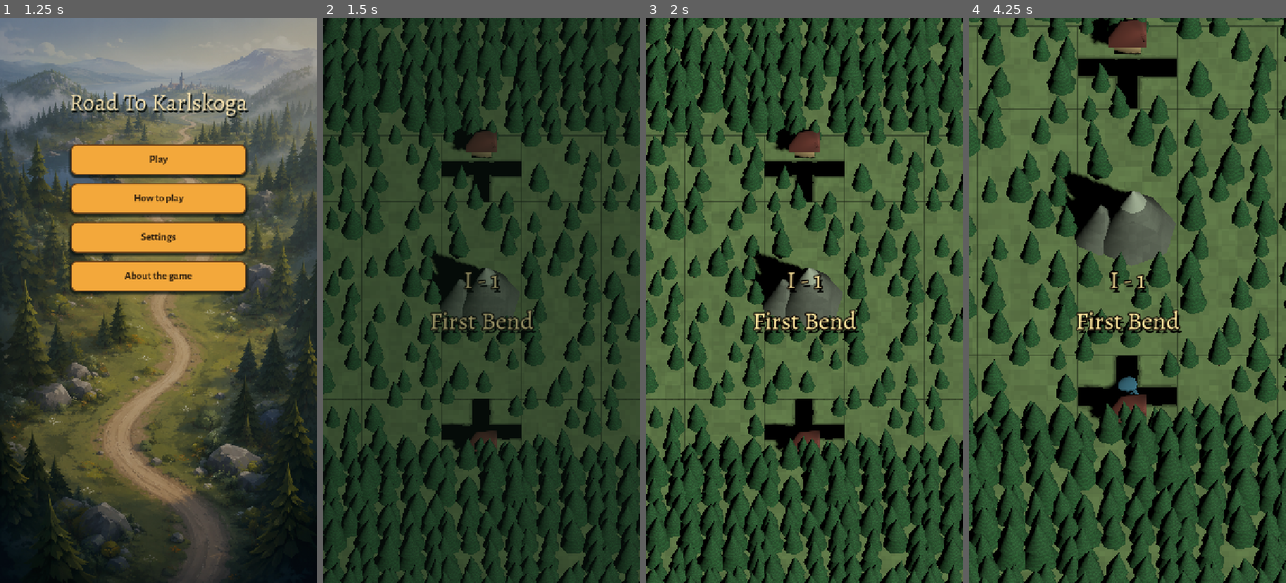
Above: before the commit, frames 1-4 (left to right).
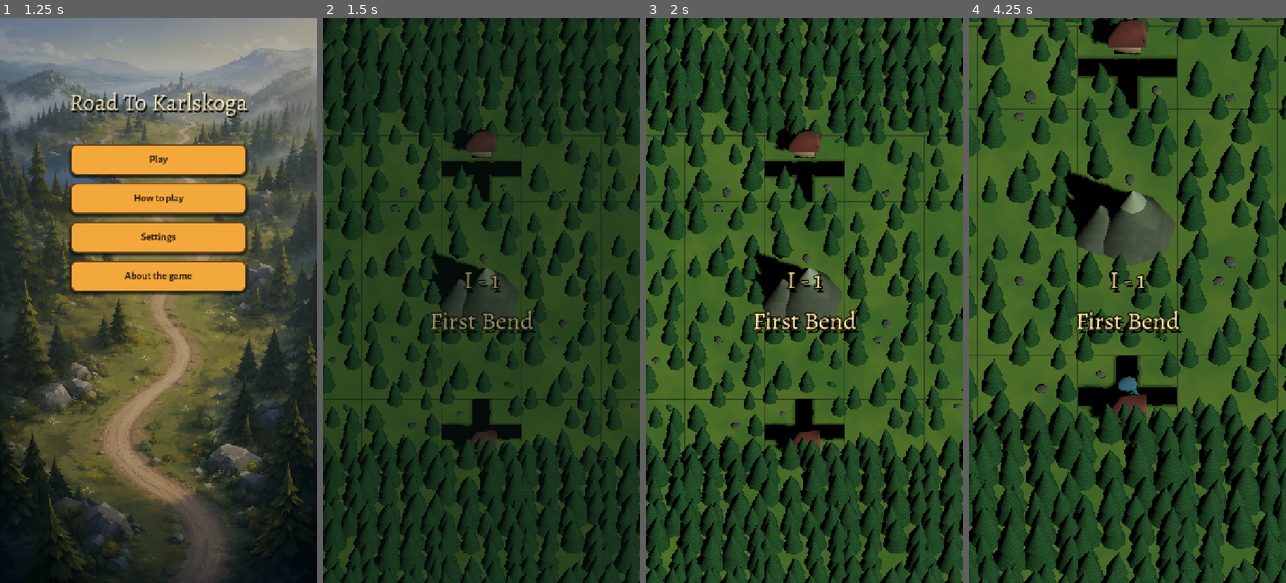
Above: after the commit, the same moments.

Repository: Reicher/The-Road-North
Game: Godot game, scene res://scenes/main.tscn
The game is run twice, just before and just after one commit, with the same random seed, the same clock (stepped at 60 frames per second) and the same inputs.
Inputs (mouse positions are in pixels of both pictures, inside the frame that each line leads up to):
- Up to frame 1 (1.25 s): tap Enter (debug_complete_level) at 0.5 s; drag from (158, 300) to (190, 176) at 0.52 s
- Up to frame 2 (1.5 s): click "Play" at 1.25 s
- Up to frame 3 (2 s): no input
- Up to frame 4 (4.25 s): drag from (1064, 328) to (1111, 413) at 2.02 s; move the mouse to (1159, 176) at 2.77 s; tap 9 at 2.85 s; click (1159, 176) at 2.92 s; drag from (1111, 413) to (1032, 215) at 3.52 s

Frame 1 is identical in both runs. In frame 2, 0.3% of the frame differs, in the area x 1-100%, y 21-77%; in frame 3, 35%; in frame 4, 40%, in the area x 0-100%, y 0-100%.

Commit message:
Add roadside rocks and bushes to map visuals

Diff:
--- a/scripts/map_environment_assets.gd
+++ b/scripts/map_environment_assets.gd
@@ -42,6 +42,41 @@
 	_add_cone(mountain, "SnowCap", tile_size * 0.14, tile_size * 0.20, Vector3(-tile_size * 0.06, tile_size * 0.58, 0.0), VisualPalette.STONE_LIGHT, 7)
 	mountain.rotation_degrees.y = float(posmod(variant * 47, 360))
 	return mountain
+
+
+static func create_rock_cluster(tile_size: float, offset: Vector3, variant := 0, scale_factor := 1.0) -> Node3D:
+	var cluster := Node3D.new()
+	cluster.name = "RockCluster"
+	cluster.position = offset
+	cluster.rotation_degrees.y = float(posmod(variant * 53, 360))
+	var rock_count := 1 + posmod(variant, 2)
+	for index in rock_count:
+		var angle := float(index) * TAU / float(rock_count) + float(posmod(variant, 7)) * 0.19
+		var distance := tile_size * 0.035 * float(index)
+		var width := tile_size * (0.064 + 0.010 * float(posmod(variant + index * 3, 3))) * scale_factor
+		var height := width * (0.65 + 0.10 * float(posmod(variant + index, 3)))
+		var rock := _add_boulder(
+			cluster,
+			"Rock%d" % index,
+			width,
+			height,
+			Vector3(cos(angle) * distance, height * 0.44, sin(angle) * distance),
+			VisualPalette.STONE.lightened(0.025 * float(posmod(variant + index, 3)))
+		)
+		rock.rotation_degrees = Vector3(float(posmod(variant + index * 17, 13)) - 6.0, float(posmod(variant * 31 + index * 47, 360)), float(posmod(variant + index * 11, 11)) - 5.0)
+	return cluster
+
+
+static func create_small_bush(tile_size: float, offset: Vector3, variant := 0) -> Node3D:
+	var bush := Node3D.new()
+	bush.name = "SmallBush"
+	bush.position = offset
+	bush.rotation_degrees.y = float(posmod(variant * 67, 360))
+	var base_color := VisualPalette.FOLIAGE.lightened(0.04 + float(posmod(variant, 3)) * 0.025)
+	_add_shrub_lobe(bush, "BushCenter", tile_size * 0.047, Vector3(0.0, tile_size * 0.042, 0.0), base_color)
+	_add_shrub_lobe(bush, "BushLeft", tile_size * 0.036, Vector3(-tile_size * 0.038, tile_size * 0.032, tile_size * 0.012), base_color.darkened(0.07))
+	_add_shrub_lobe(bush, "BushRight", tile_size * 0.034, Vector3(tile_size * 0.036, tile_size * 0.030, -tile_size * 0.010), base_color.lightened(0.05))
+	return bush
 
 
 static func add_river(parent: Node3D, tile_size: float, rotation_steps: int) -> Node3D:
@@ -114,6 +149,40 @@
 	return instance
 
 
+static func _add_boulder(parent: Node3D, node_name: String, radius: float, height: float, position: Vector3, color: Color) -> MeshInstance3D:
+	var mesh := SphereMesh.new()
+	mesh.radius = radius
+	mesh.height = height
+	mesh.radial_segments = 7
+	mesh.rings = 4
+	var instance := MeshInstance3D.new()
+	instance.name = node_name
+	instance.mesh = mesh
+	instance.position = position
+	instance.scale = Vector3(1.0, 1.0, 0.78)
+	instance.material_override = VisualPalette.make_rock_material(color)
+	instance.cast_shadow = GeometryInstance3D.SHADOW_CASTING_SETTING_OFF
+	parent.add_child(instance)
+	return instance
+
+
+static func _add_shrub_lobe(parent: Node3D, node_name: String, radius: float, position: Vector3, color: Color) -> MeshInstance3D:
+	var mesh := SphereMesh.new()
+	mesh.radius = radius
+	mesh.height = radius * 1.35
+	mesh.radial_segments = 6
+	mesh.rings = 3
+	var instance := MeshInstance3D.new()
+	instance.name = node_name
+	instance.mesh = mesh
+	instance.position = position
+	instance.scale = Vector3(1.0, 0.78, 0.82)
+	instance.material_override = VisualPalette.make_material(color)
+	instance.cast_shadow = GeometryInstance3D.SHADOW_CASTING_SETTING_OFF
+	parent.add_child(instance)
+	return instance
+
+
 static func _add_wind_crown(parent: Node3D, node_name: String, radius: float, height: float, position: Vector3, color: Color, segments: int, wind_strength: float) -> MeshInstance3D:
 	var instance := _add_cone(parent, node_name, radius, height, position, color, segments)
 	instance.material_override = VisualPalette.make_foliage_wind_material(color, height, wind_strength)
--- a/scripts/map_visual_palette.gd
+++ b/scripts/map_visual_palette.gd
@@ -1,17 +1,17 @@
 class_name MapVisualPalette
 extends RefCounted
 
-const GRASS := Color(0.52, 0.63, 0.41)
-const GRASS_DARK := Color(0.36, 0.48, 0.32)
-const ROAD := Color(0.39, 0.30, 0.22)
-const ROAD_EDGE := Color(0.33, 0.26, 0.20)
-const WOOD_DARK := Color(0.30, 0.17, 0.09)
-const WOOD := Color(0.54, 0.33, 0.16)
-const STONE := Color(0.42, 0.44, 0.41)
-const STONE_LIGHT := Color(0.65, 0.68, 0.63)
-const WATER := Color(0.12, 0.34, 0.49)
-const WATER_CURRENT := Color(0.62, 0.84, 0.86)
-const FOLIAGE := Color(0.16, 0.39, 0.21)
+const GRASS := Color(0.40, 0.58, 0.27)
+const GRASS_DARK := Color(0.23, 0.40, 0.19)
+const ROAD := Color(0.38, 0.27, 0.17)
+const ROAD_EDGE := Color(0.29, 0.20, 0.13)
+const WOOD_DARK := Color(0.27, 0.13, 0.055)
+const WOOD := Color(0.58, 0.31, 0.11)
+const STONE := Color(0.34, 0.38, 0.32)
+const STONE_LIGHT := Color(0.58, 0.64, 0.54)
+const WATER := Color(0.07, 0.32, 0.52)
+const WATER_CURRENT := Color(0.48, 0.82, 0.88)
+const FOLIAGE := Color(0.08, 0.33, 0.13)
 const BERRY := Color(0.67, 0.10, 0.18)
 const ENEMY := Color(0.78, 0.12, 0.10)
 const PLAYER := Color(0.38, 0.72, 0.86)
@@ -86,12 +86,29 @@
 uniform vec4 base_color : source_color;
 varying vec3 map_position;
 void vertex() { map_position = (MODEL_MATRIX * vec4(VERTEX, 1.0)).xyz; }
-float grain(vec2 point) { return fract(sin(dot(point, vec2(12.9898, 78.233))) * 43758.5453); }
-void fragment() {
-	float broad = grain(floor(map_position.xz * 0.055));
-	float fine = grain(floor(map_position.xz * 0.16));
-	float variation = mix(0.90, 1.10, broad * 0.58 + fine * 0.42);
-	ALBEDO = base_color.rgb * variation;
+float hash21(vec2 point) {
+	point = fract(point * vec2(123.34, 456.21));
+	point += dot(point, point + 45.32);
+	return fract(point.x * point.y);
+}
+float value_noise(vec2 point) {
+	vec2 cell = floor(point);
+	vec2 local = fract(point);
+	local = local * local * (3.0 - 2.0 * local);
+	return mix(
+		mix(hash21(cell), hash21(cell + vec2(1.0, 0.0)), local.x),
+		mix(hash21(cell + vec2(0.0, 1.0)), hash21(cell + vec2(1.0, 1.0)), local.x),
+		local.y
+	);
+}
+void fragment() {
+	float broad = value_noise(map_position.xz * 0.018);
+	float medium = value_noise(map_position.xz * 0.052 + vec2(17.3, -8.7));
+	float fine = value_noise(map_position.xz * 0.14 + vec2(-4.1, 23.9));
+	float variation = broad * 0.52 + medium * 0.32 + fine * 0.16;
+	vec3 cool_grass = base_color.rgb * vec3(0.82, 0.93, 0.76);
+	vec3 warm_grass = base_color.rgb * vec3(1.12, 1.05, 0.82);
+	ALBEDO = mix(cool_grass, warm_grass, smoothstep(0.18, 0.82, variation));
 	ROUGHNESS = 1.0;
 }
 """
--- a/scripts/map_visuals.gd
+++ b/scripts/map_visuals.gd
@@ -279,13 +279,21 @@
 func _add_cell_trees(map: GameMap, parent: Node3D, grid_position: Vector2i) -> void:
 	var seed := grid_position.x * 11 + grid_position.y * 7
 	var count := 6 + posmod(seed, 3)
+	var occupied_slots: Dictionary = {}
 	for index in count:
 		var slot_index := posmod(index * 4 + seed, TREE_SLOTS.size())
+		occupied_slots[slot_index] = true
 		var offset: Vector2 = TREE_SLOTS[slot_index]
 		var scale_factor := 0.70 + float(posmod(seed + index * 5, 7)) * 0.055
 		var width_factor := 0.86 + float(posmod(seed + index * 3, 5)) * 0.055
 		var rotation_y := float(posmod(seed * 13 + index * 71, 360))
 		_add_tree(map, parent, Vector3(offset.x * map.tile_size, 0.0, offset.y * map.tile_size), scale_factor, width_factor, rotation_y)
+	if posmod(seed, 3) != 1:
+		var rock_slot := _find_unoccupied_slot(occupied_slots, seed)
+		_add_rock_cluster(map, parent, grid_position, seed, TREE_SLOTS[rock_slot])
+	else:
+		var bush_slot := _find_unoccupied_slot(occupied_slots, seed)
+		_add_small_bush(map, parent, grid_position, seed, TREE_SLOTS[bush_slot])
 
 
 func _add_outside_forest_trees(map: GameMap, parent: Node3D, grid_position: Vector2i) -> void:
@@ -303,6 +311,32 @@
 func _add_tree(map: GameMap, parent: Node3D, offset: Vector3, scale_factor: float = 1.0, width_factor: float = 1.0, rotation_y := 0.0) -> void:
 	var variant := parent.get_index() + parent.get_child_count()
 	parent.add_child(EnvironmentAssets.create_tree(map.tile_size, offset, scale_factor, width_factor, rotation_y, variant))
+
+
+func _find_unoccupied_slot(occupied_slots: Dictionary, seed: int) -> int:
+	for offset_index in TREE_SLOTS.size():
+		var slot_index := posmod(seed + offset_index, TREE_SLOTS.size())
+		if not occupied_slots.has(slot_index):
+			return slot_index
+	return 0
+
+
+func _add_rock_cluster(map: GameMap, parent: Node3D, grid_position: Vector2i, seed: int, offset: Vector2) -> void:
+	var scale_factor := 0.85 + float(posmod(seed, 4)) * 0.08
+	parent.add_child(EnvironmentAssets.create_rock_cluster(
+		map.tile_size,
+		Vector3(offset.x * map.tile_size, 0.0, offset.y * map.tile_size),
+		seed + grid_position.x * 29 + grid_position.y * 43,
+		scale_factor
+	))
+
+
+func _add_small_bush(map: GameMap, parent: Node3D, grid_position: Vector2i, seed: int, offset: Vector2) -> void:
+	parent.add_child(EnvironmentAssets.create_small_bush(
+		map.tile_size,
+		Vector3(offset.x * map.tile_size, 0.0, offset.y * map.tile_size),
+		seed + grid_position.x * 19 + grid_position.y * 31
+	))
 
 
 func _add_box(parent: Node3D, node_name: String, size: Vector3, local_position: Vector3, color: Color) -> MeshInstance3D:
--- a/scripts/road_tile_visuals.gd
+++ b/scripts/road_tile_visuals.gd
@@ -47,7 +47,9 @@
 		var reserved_bush_positions: Array[Vector2] = []
 		if _encounter_type(encounter_data) == GameMap.ENCOUNTER_BERRY_BUSH:
 			reserved_bush_positions = _berry_bush_positions(openings)
-		_add_road_tile_trees(openings, tile_size, reserved_bush_positions)
+		var tree_positions := _add_road_tile_trees(openings, tile_size, reserved_bush_positions)
+		if encounter_data.is_empty():
+			_add_roadside_decorations(openings, tile_size, tree_positions)
 
 	var road_anchor := RoadPath.get_anchor_offset(openings, tile_size)
 	var encounter_offset := enemy_offset + Vector3(road_anchor.x, 0.0, road_anchor.y)
@@ -345,8 +347,9 @@
 	_add_box("GraveCrossBar", Vector3(tile_size * 0.17, tile_size * 0.045, tile_size * 0.045), cross_center + Vector3(0.0, tile_size * 0.20, 0.0), Color(0.25, 0.19, 0.13))
 
 
-func _add_road_tile_trees(openings: Dictionary, tile_size: float, reserved_positions: Array[Vector2] = []) -> void:
+func _add_road_tile_trees(openings: Dictionary, tile_size: float, reserved_positions: Array[Vector2] = []) -> Array[Vector2]:
 	var added := 0
+	var used_positions: Array[Vector2] = []
 	var seed := _tree_layout_seed(openings, tile_size)
 	var slots := _road_tree_slots(seed)
 	for slot in slots:
@@ -363,9 +366,41 @@
 		var width_factor := 0.86 + float(posmod(seed + added * 3, 5)) * 0.055
 		var rotation_y := float(posmod(seed * 13 + added * 71, 360))
 		_add_tree(tile_size, Vector3(slot.x * tile_size, 0.0, slot.y * tile_size), scale_factor, width_factor, rotation_y)
+		used_positions.append(slot)
 		added += 1
 		if added >= ROAD_TILE_TREE_COUNT:
-			return
+			break
+	return used_positions
+
+
+func _add_roadside_decorations(openings: Dictionary, tile_size: float, tree_positions: Array[Vector2]) -> void:
+	var seed := _tree_layout_seed(openings, tile_size) + 23
+	var decoration_positions: Array[Vector2] = []
+	for slot in _road_tree_slots(seed):
+		if _point_touches_road(slot, openings, ROAD_WIDTH_RATIO):
+			continue
+		var blocked := false
+		for tree_position in tree_positions:
+			if slot.distance_to(tree_position) < 0.18:
+				blocked = true
+				break
+		if blocked:
+			continue
+		for decoration_position in decoration_positions:
+			if slot.distance_to(decoration_position) < 0.18:
+				blocked = true
+				break
+		if blocked:
+			continue
+		decoration_positions.append(slot)
+		if decoration_positions.size() >= 2:
+			break
+	if not decoration_positions.is_empty():
+		var bush_position := decoration_positions[0]
+		add_child(EnvironmentAssets.create_small_bush(tile_size, Vector3(bush_position.x * tile_size, GROUND_HEIGHT, bush_position.y * tile_size), seed))
+	if decoration_positions.size() >= 2 and posmod(seed, 2) == 0:
+		var rock_position := decoration_positions[1]
+		add_child(EnvironmentAssets.create_rock_cluster(tile_size, Vector3(rock_position.x * tile_size, GROUND_HEIGHT, rock_position.y * tile_size), seed, 0.72))
 
 
 func _road_tree_slots(seed: int) -> Array[Vector2]:
